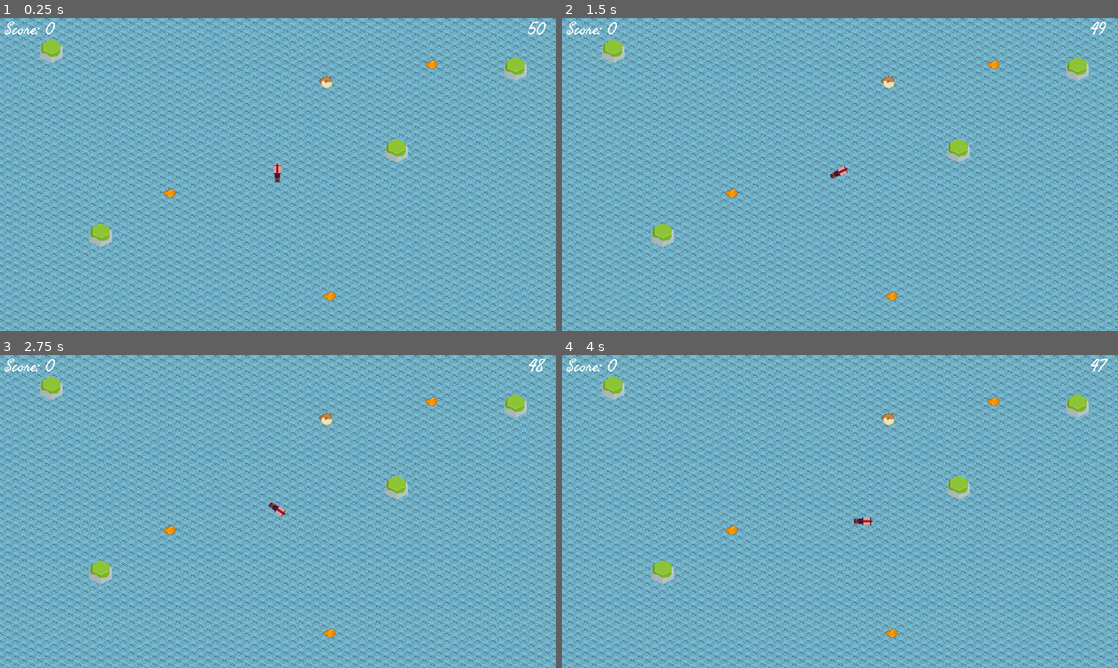
Above: before the commit, frames 1-4 (two rows, left to right).
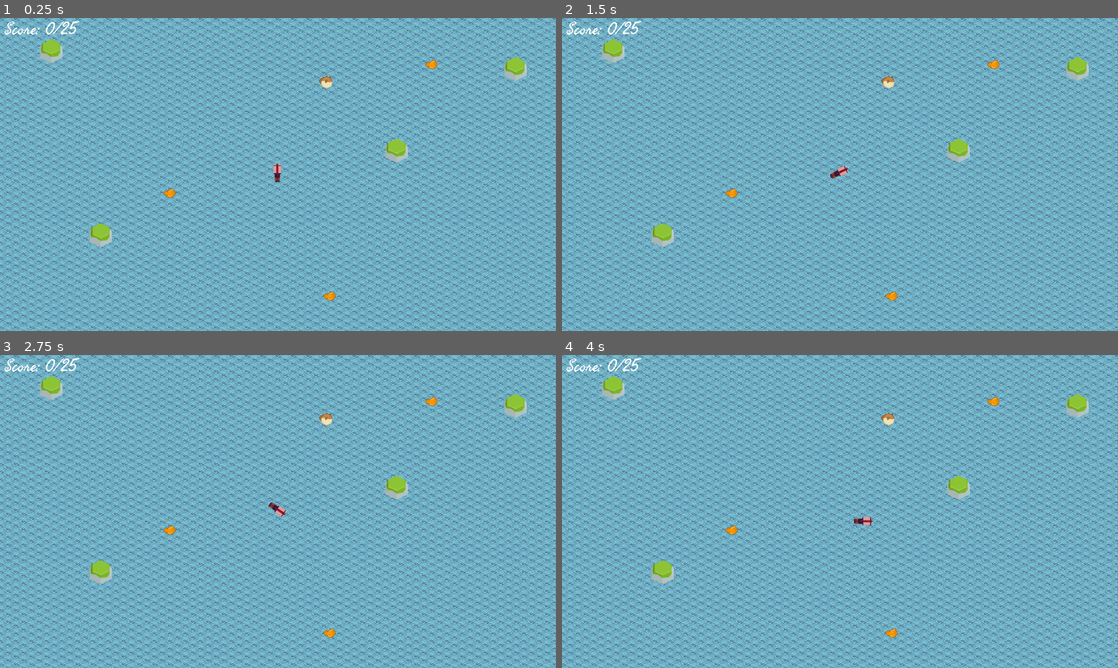
Above: after the commit, the same moments.

Repository: Coffin-Likker/CalmBeforeTheStorm
Game: Godot game, scene res://scenes/main.tscn
The game is run twice, just before and just after one commit, with the same random seed, the same clock (stepped at 60 frames per second) and the same inputs.
Inputs:
- Up to frame 1 (0.25 s): no input
- Up to frame 2 (1.5 s): tap Enter at 0.5 s; hold Right (ui_right) 0.53-1.28 s; hold Down (ui_down) from 1.28 s (still down)
- Up to frame 3 (2.75 s): tap Space at 2 s; release Down (ui_down) at 2.03 s; hold Right (ui_right) from 2.03 s (still down)
- Up to frame 4 (4 s): release Right (ui_right) at 2.78 s; hold Up (ui_up) 2.78-3.53 s; hold Left (ui_left) from 3.53 s (still down)

The runs differ from the first frame. In frame 1, 0.1% of the frame differs, in the area x 9-99%, y 0-6%; in frame 2, 0.1%; in frame 3, 0.1%; in frame 4, 0.1%.

Commit message:
Visual updates
Score is /25 now
Flashing warning sign 5 seconds before storm
Timer visual removed (hidden for now can nuke logic later)

Diff:
--- a/scenes/hud.tscn
+++ b/scenes/hud.tscn
@@ -6,6 +6,7 @@
 [node name="HUD" type="CanvasLayer"]
 
 [node name="TimeLabel" type="RichTextLabel" parent="."]
+visible = false
 anchors_preset = 1
 anchor_left = 1.0
 anchor_right = 1.0
@@ -19,11 +20,11 @@
 [node name="ScoreLabel" type="RichTextLabel" parent="."]
 offset_left = 17.0
 offset_top = -1.0
-offset_right = 543.0
-offset_bottom = 89.0
+offset_right = 1081.0
+offset_bottom = 226.0
 theme_override_fonts/normal_font = ExtResource("1_jwivp")
 theme_override_font_sizes/normal_font_size = 64
-text = "Score: 0"
+text = "Score: 0/25"
 
 [node name="WarningPanel" parent="." instance=ExtResource("2_h6wkt")]
 offset_top = 1.0
--- a/scenes/main.tscn
+++ b/scenes/main.tscn
@@ -24,7 +24,8 @@
 [node name="HUD" parent="." instance=ExtResource("6_lk3ns")]
 
 [node name="ScoreLabel" parent="HUD" index="1"]
-offset_right = 239.0
+offset_right = 436.0
+offset_bottom = 152.0
 
 [node name="TileMapLayer" parent="." instance=ExtResource("4_fd3qi")]
 
--- a/scripts/constants.gd
+++ b/scripts/constants.gd
@@ -50,7 +50,7 @@
 
 func update_score_display():
 	if score_label:
-		score_label.text = "Score: " + str(game_score)
+		score_label.text = "Score: " + str(game_score) + "/25"
 
 func update_time_display():
 	if timer_label:
--- a/scripts/game_manager.gd
+++ b/scripts/game_manager.gd
@@ -42,7 +42,7 @@
 	if Constants.timer_running:
 		Constants.time_left -= delta
 		Constants.update_time_display()
-		if Constants.time_left <= 8:
+		if round(Constants.time_left) == 5:
 			warning_panel.trigger_panel(direction)
 		if Constants.time_left <= 0:
 			_on_timer_timeout()
--- a/scripts/warning_panel.gd
+++ b/scripts/warning_panel.gd
@@ -1,5 +1,10 @@
 extends Control
 
+var flash_count = 0
+var max_flashes = 5
+var flash_duration = 0.6
+var flash_interval = 0.6
+var is_flashing = false
 
 # Called when the node enters the scene tree for the first time.
 func _ready():
@@ -15,9 +20,28 @@
 		Vector2.RIGHT:
 			self.set_position(Vector2(40, 525))
 		Vector2.LEFT:
-			self.set_position(Vector2(2040, 525))
+			self.set_position(Vector2(1640, 525))
 		Vector2.DOWN:
 			self.set_position(Vector2(842, 40))
 		Vector2.UP:
-			self.set_position(Vector2(842, 1130))
-	self.show()
+			self.set_position(Vector2(842, 1030))
+	start_flashing()
+
+func start_flashing():
+	if not is_flashing:
+		is_flashing = true
+		flash_count = 0
+		_flash()
+
+func _flash():
+	flash_count += 1
+	print('flash count: ', flash_count)
+	if flash_count <= max_flashes:
+		self.show()
+		get_tree().create_timer(flash_duration).timeout.connect(_on_flash_visible_timeout)
+	else:
+		is_flashing = false
+
+func _on_flash_visible_timeout():
+	self.hide()
+	get_tree().create_timer(flash_interval).timeout.connect(_flash)
Not shown: 1 places in scenes/main.tscn that only renumber resources
